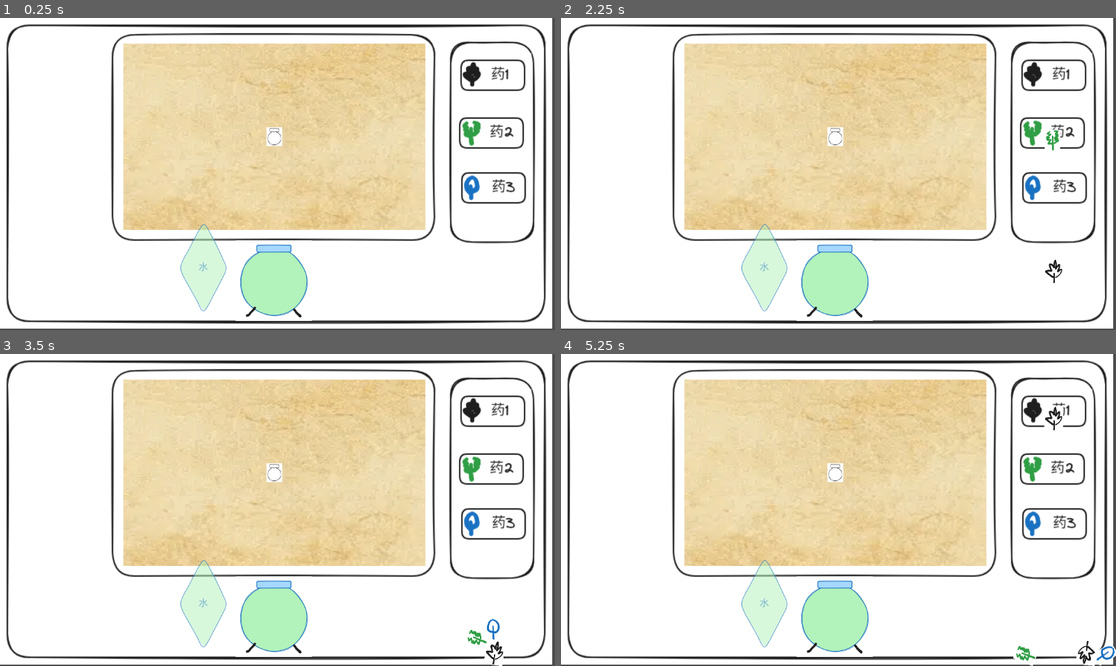
Above: before the commit, frames 1-4 (two rows, left to right).
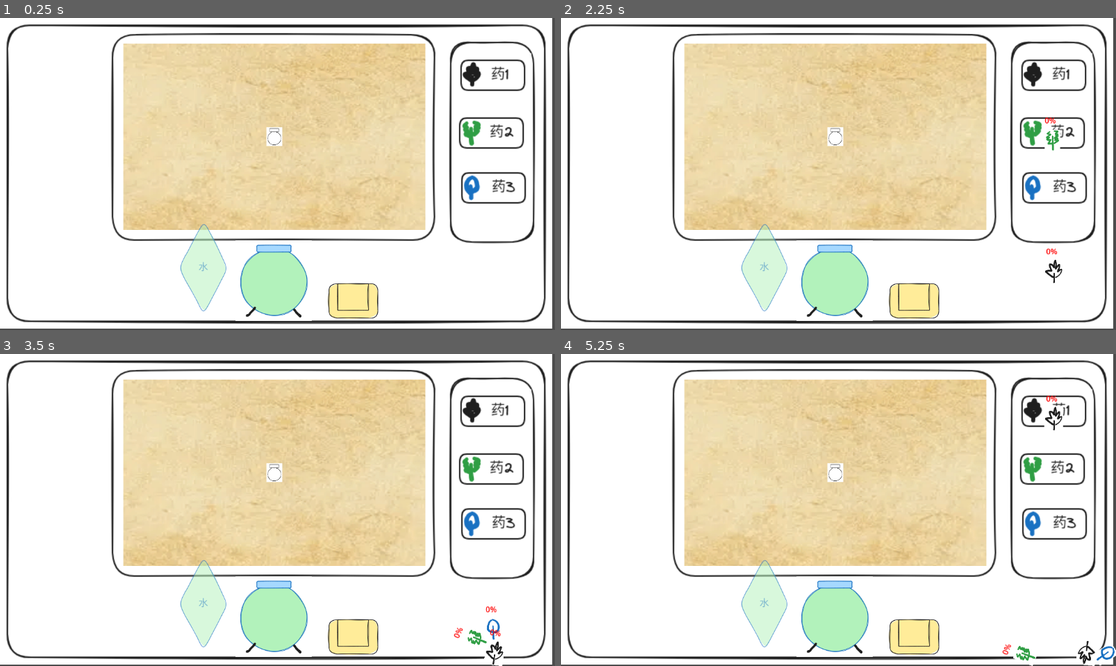
Above: after the commit, the same moments.

Repository: NoobEric0746/Potion-Bingyan
Game: Godot game, scene res://sprites/main.tscn
The game is run twice, just before and just after one commit, with the same random seed, the same clock (stepped at 60 frames per second) and the same inputs.
Inputs (mouse positions are in pixels of both pictures, inside the frame that each line leads up to):
- Up to frame 1 (0.25 s): no input
- Up to frame 2 (2.25 s): click (916, 301) at 0.52 s; click (1054, 74) at 1.25 s; click (1054, 133) at 2 s
- Up to frame 3 (3.5 s): click (493, 522) at 2.75 s
- Up to frame 4 (5.25 s): click (832, 616) at 3.5 s; click (766, 603) at 4.25 s; click (1054, 410) at 5 s

The runs differ from the first frame. In frame 1, 1.0% of the frame differs, in the area x 59-69%, y 84-97%; in frame 2, 1.1%; in frame 3, 1.1%, in the area x 59-91%, y 80-97%; in frame 4, 1.1%.

Commit message:
右键研磨

Diff:
--- a/scripts/GlobalGameManager.gd
+++ b/scripts/GlobalGameManager.gd
@@ -6,6 +6,8 @@
 var now_step = 0
 var potion_watering = false
 var show_arrow = false
+var smashing = false
+@export var base_len = 150
 
 signal queue_changed
 
@@ -47,7 +49,7 @@
 func set_watering(i: bool):
 	potion_watering = i
 
-func add_ingredient(ingredient):
+func add_ingredient(ingredient,smash_progress):
 	ingredient_queue.enqueue(ingredient)
-	durability_queue.enqueue(100)
+	durability_queue.enqueue(base_len*(smash_progress+100)/100)
 	queue_changed.emit()
--- a/scripts/pot.gd
+++ b/scripts/pot.gd
@@ -7,7 +7,7 @@
 
 func handle_yao_caught(yao_node:Node2D):
 	#GlobalGameManager.set_now_ingredient(yao_node.get_ingredient_type())
-	GlobalGameManager.add_ingredient(yao_node.get_ingredient_type())
+	GlobalGameManager.add_ingredient(yao_node.get_ingredient_type(),yao_node.smash_progress)
 	yao_node.queue_free()
 
 
--- a/scripts/yao_item.gd
+++ b/scripts/yao_item.gd
@@ -4,6 +4,7 @@
 var drag_offset = Vector2.ZERO
 @export var max_speed: float = 500.0
 var ingredient_type = 0
+var smash_progress=0;
 
 
 @export var texture_0: Texture2D
@@ -16,6 +17,7 @@
 	is_being_dragged = true
 	freeze_mode = RigidBody2D.FREEZE_MODE_KINEMATIC
 	freeze = true
+	z_index = 100
 
 func _input_event(viewport,event,shape_idx):
 	if event is InputEventMouseButton:
@@ -60,3 +62,11 @@
 		get_node("Sprite2D").texture = texture_3
 	else:
 		get_node("Sprite2D").texture = texture_0
+
+
+func _on_mouse_entered() -> void:
+	get_node("SmashBar").show()
+
+
+func _on_mouse_exited() -> void:
+	get_node("SmashBar").hide()
--- a/sprites/camera_2d.gd
+++ /dev/null
@@ -1,4 +0,0 @@
-extends Camera2D
-
-func _process(delta):
-	global_position = get_parent().global_position
--- a/sprites/main.tscn
+++ b/sprites/main.tscn
@@ -8,6 +8,8 @@
 [ext_resource type="PackedScene" uid="uid://ddqcswb0jiril" path="res://sprites/pot.tscn" id="6_r3i6n"]
 [ext_resource type="PackedScene" uid="uid://dlq5n70btwi0t" path="res://sprites/Water.tscn" id="7_o8i82"]
 [ext_resource type="Script" uid="uid://cusqbfa5ajok0" path="res://sprites/water.gd" id="8_1t0ju"]
+[ext_resource type="PackedScene" uid="uid://d1phxuxacnvcm" path="res://sprites/smasher.tscn" id="9_1t0ju"]
+[ext_resource type="Script" uid="uid://drtc31pj4esw" path="res://sprites/smasher.gd" id="10_y6xgs"]
 
 [node name="Main" type="Node2D"]
 script = ExtResource("1_r3i6n")
@@ -55,6 +57,13 @@
 offset_bottom = 624.0
 script = ExtResource("8_1t0ju")
 
+[node name="Smasher" parent="." instance=ExtResource("9_1t0ju")]
+offset_left = 673.0
+offset_top = 542.0
+offset_right = 794.0
+offset_bottom = 633.0
+script = ExtResource("10_y6xgs")
+
 [connection signal="button_down" from="Water" to="Water" method="_on_button_down"]
 [connection signal="button_up" from="Water" to="Water" method="_on_button_up"]
 [connection signal="mouse_entered" from="Water" to="Water" method="_on_mouse_entered"]
--- /dev/null
+++ b/sprites/smash_bar.gd
@@ -0,0 +1,10 @@
+extends Label
+
+func _ready() -> void:
+	set_process(true)
+	z_index = 150
+	visible = true
+
+func _process(delta: float) -> void:
+	var yao = get_parent()
+	text=str(yao.smash_progress)+"%"
--- /dev/null
+++ b/sprites/smasher.gd
@@ -0,0 +1,21 @@
+extends TextureButton
+
+func _ready():
+	mouse_filter = Control.MOUSE_FILTER_PASS
+
+
+func _on_gui_input(event: InputEvent) -> void:
+	if event is InputEventMouseButton:
+		if event.button_index == MOUSE_BUTTON_RIGHT:
+			if event.pressed:
+				GlobalGameManager.smashing = true
+			else:
+				GlobalGameManager.smashing = false
+
+func _process(delta: float) -> void:
+	if GlobalGameManager.smashing:
+		var yaos = get_node("Area2D").get_overlapping_bodies()
+		for yao in yaos:
+			if yao.is_in_group("yao_item"):
+				if yao.smash_progress<100:
+					yao.smash_progress+=1
--- /dev/null
+++ b/sprites/smasher.tscn
@@ -0,0 +1,29 @@
+[gd_scene load_steps=5 format=3 uid="uid://d1phxuxacnvcm"]
+
+[ext_resource type="Texture2D" uid="uid://bxxd5m5jly7by" path="res://art/smasher.png" id="1_3f3n7"]
+[ext_resource type="Script" uid="uid://drtc31pj4esw" path="res://sprites/smasher.gd" id="2_o1u25"]
+
+[sub_resource type="PhysicsMaterial" id="PhysicsMaterial_o1u25"]
+
+[sub_resource type="RectangleShape2D" id="RectangleShape2D_a5onr"]
+size = Vector2(67, 56)
+
+[node name="TextureButton" type="TextureButton"]
+offset_right = 121.0
+offset_bottom = 91.0
+texture_normal = ExtResource("1_3f3n7")
+script = ExtResource("2_o1u25")
+
+[node name="StaticBody2D" type="StaticBody2D" parent="."]
+physics_material_override = SubResource("PhysicsMaterial_o1u25")
+
+[node name="CollisionPolygon2D" type="CollisionPolygon2D" parent="StaticBody2D"]
+polygon = PackedVector2Array(111, 10, 111, 81, 9, 81, 9, 8, 28, 9, 28, 64, 92, 65, 92, 10)
+
+[node name="Area2D" type="Area2D" parent="."]
+
+[node name="CollisionShape2D" type="CollisionShape2D" parent="Area2D"]
+position = Vector2(60.5, 40)
+shape = SubResource("RectangleShape2D_a5onr")
+
+[connection signal="gui_input" from="." to="." method="_on_gui_input"]
--- a/sprites/yao_item.tscn
+++ b/sprites/yao_item.tscn
@@ -1,10 +1,11 @@
-[gd_scene load_steps=8 format=3 uid="uid://bieaumgqbd8md"]
+[gd_scene load_steps=9 format=3 uid="uid://bieaumgqbd8md"]
 
 [ext_resource type="Script" uid="uid://bqswm2vg1jahw" path="res://scripts/yao_item.gd" id="1_kbmj8"]
 [ext_resource type="Texture2D" uid="uid://cyo28yy84g3wk" path="res://art/t0_item.png" id="2_72gqe"]
 [ext_resource type="Texture2D" uid="uid://5v837mwmlpq8" path="res://art/t1_item.png" id="2_h7dqh"]
 [ext_resource type="Texture2D" uid="uid://bldkklco5l4x6" path="res://art/t2_item.png" id="4_l6vlo"]
 [ext_resource type="Texture2D" uid="uid://c2mdr6k6djl7r" path="res://art/t3_item.png" id="5_4bb15"]
+[ext_resource type="Script" uid="uid://b01kxqoc36vbx" path="res://sprites/smash_bar.gd" id="6_72gqe"]
 
 [sub_resource type="PhysicsMaterial" id="PhysicsMaterial_44d0g"]
 bounce = 0.12
@@ -22,9 +23,22 @@
 texture_2 = ExtResource("4_l6vlo")
 texture_3 = ExtResource("5_4bb15")
 
-[node name="CollisionShape2D" type="CollisionShape2D" parent="."]
+[node name="CollisionShape2D" type="CollisionShape2D" parent="." groups=["yao_item"]]
 shape = SubResource("CapsuleShape2D_qre8k")
 
-[node name="Sprite2D" type="Sprite2D" parent="."]
+[node name="Sprite2D" type="Sprite2D" parent="." groups=["yao_item"]]
 scale = Vector2(0.3, 0.3)
 texture = ExtResource("2_h7dqh")
+
+[node name="SmashBar" type="Label" parent="."]
+offset_left = -16.0
+offset_top = -53.0
+offset_right = 24.0
+offset_bottom = -30.0
+pivot_offset = Vector2(16, 53)
+theme_override_colors/font_color = Color(1, 0, 0, 1)
+text = "test"
+script = ExtResource("6_72gqe")
+
+[connection signal="mouse_entered" from="." to="." method="_on_mouse_entered"]
+[connection signal="mouse_exited" from="." to="." method="_on_mouse_exited"]
Binary file added: art/smasher.png
Not shown, added: art/smasher.png.import
Not shown, removed: sprites/camera_2d.gd.uid
Not shown: 1 places in sprites/main.tscn that only renumber resources
Not shown, added: sprites/smash_bar.gd.uid
Not shown, added: sprites/smasher.gd.uid
